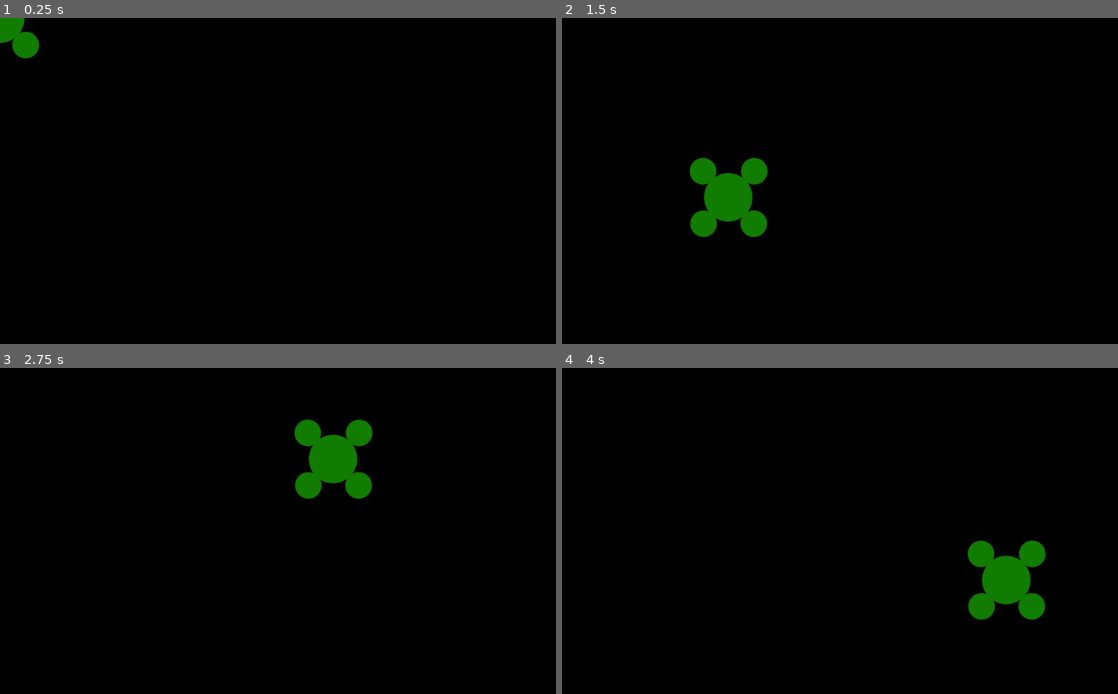
Above: before the commit, frames 1-4 (two rows, left to right).
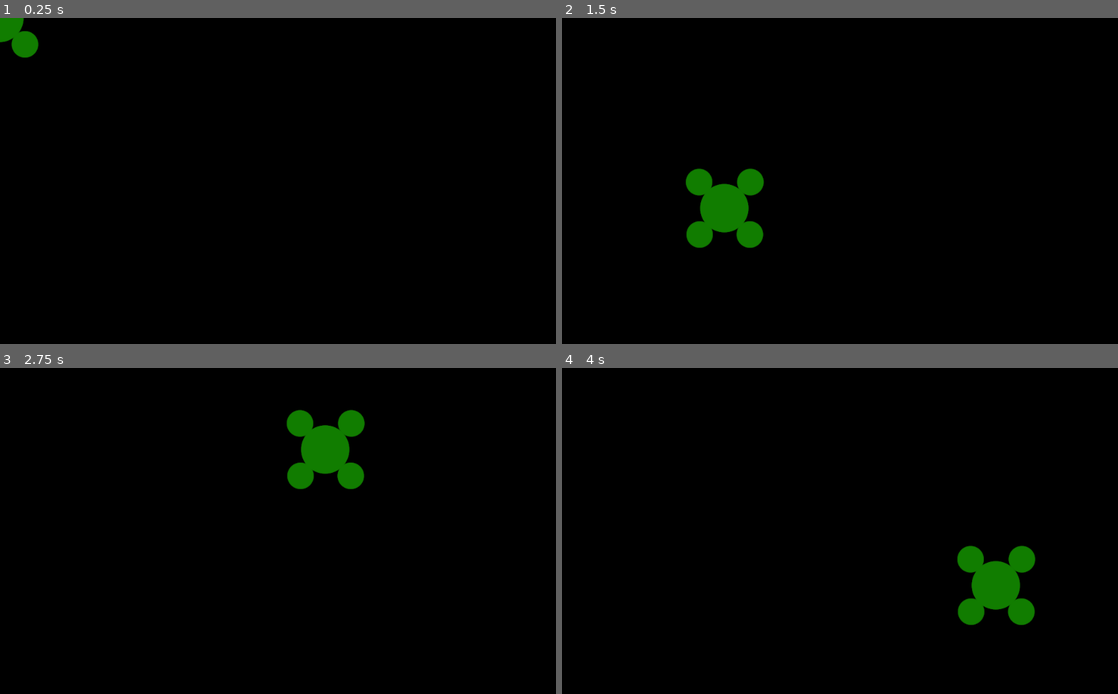
Above: after the commit, the same moments.

Repository: smclaughlan/GWJ52
Game: Godot game, scene res://Scenes/Objects/Towers/TowerBuildmode.tscn
Same seed, same stepped clock (60 frames per second), same inputs: the game is played once before the commit and once after it. This scene is started directly instead of the project's main scene.
Inputs (mouse positions are in pixels of both pictures, inside the frame that each line leads up to):
- Up to frame 1 (0.25 s): no input
- Up to frame 2 (1.5 s): tap Enter at 0.5 s; move the mouse to (962, 164) at 0.52 s; hold Space (right_hand) 0.53-1.28 s; tap G (build) at 0.6, 1.35 s; move the mouse to (728, 197) at 1.27 s; hold Down (ui_down) from 1.28 s (still down)
- Up to frame 3 (2.75 s): tap Enter at 2 s; move the mouse to (333, 459) at 2.02 s; release Down (ui_down) at 2.03 s; hold Space (right_hand) from 2.03 s (still down); hold Shift (dash) from 2.03 s (still down); tap G (build) at 2.3 s
- Up to frame 4 (4 s): move the mouse to (812, 596) at 2.77 s; release Space (right_hand) at 2.78 s; release Shift (dash) at 2.78 s; hold Up (ui_up) 2.78-3.53 s; tap G (build) at 2.85, 3.6 s; tap Enter at 3.5 s; move the mouse to (1006, 579) at 3.52 s; hold R (left_hand) from 3.53 s (still down)

The runs differ from the first frame. In frame 1, less than 0.1% of the frame differs, in the area x 0-8%, y 0-13%; in frame 2, 1.5%; in frame 3, 1.6%, in the area x 51-67%, y 12-41%; in frame 4, 1.6%.
Error before the commit: Invalid get index 'global_position' (on base: 'Nil'). (res://Scenes/Objects/Towers/TowerBuildmode.gd:19)
Error after the commit: Invalid get index 'global_position' (on base: 'Nil'). (res://Scenes/Objects/Towers/TowerBuildmode.gd:25)

Commit message:
Snap building placement to grid

Diff:
--- a/GodotProject/Global.gd
+++ b/GodotProject/Global.gd
@@ -9,6 +9,7 @@
 var pickable_object_spawner: Node2D # Spawner node that handles spawning of pickables
 var currency_tracker: Node # Node that tracks resources or currencies
 var hud: CanvasLayer # HUD Reference
+var grid_dist_px = 50
 
 func pause():
 	# this is pretty abrupt and brute force.
--- a/GodotProject/Scenes/Objects/Towers/TowerBuildmode.gd
+++ b/GodotProject/Scenes/Objects/Towers/TowerBuildmode.gd
@@ -13,7 +13,13 @@
 
 func _physics_process(_delta):
 	if self != null and is_instance_valid(self):
-		set_global_position(get_global_mouse_position())
+		var new_position = get_global_mouse_position()
+		if new_position == null:
+			return
+
+		new_position.x = stepify(new_position.x, Global.grid_dist_px)
+		new_position.y = stepify(new_position.y, Global.grid_dist_px)
+		set_global_position(new_position)
 
 		# If the player is too far away, can't place.
 		var distance_to_player = global_position.distance_to(Global.player.global_position)
